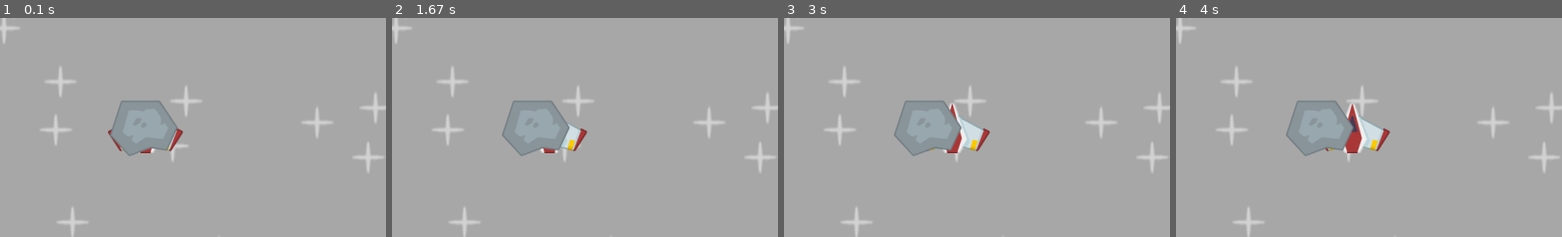
Above: before the commit, frames 1-4 (left to right).
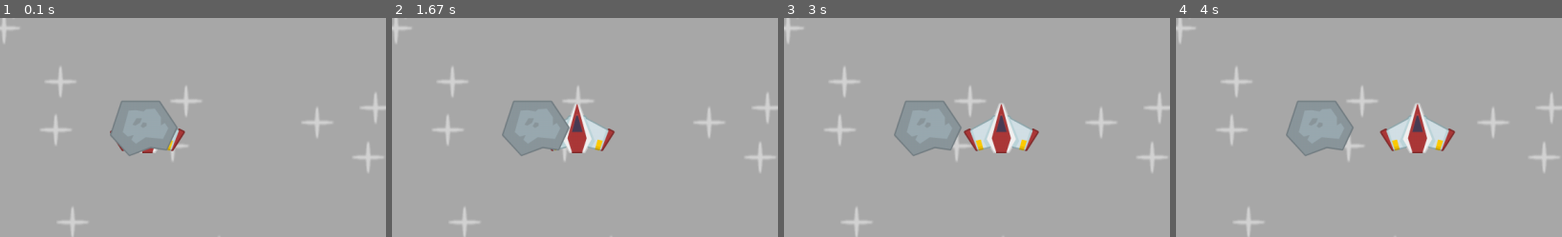
Above: after the commit, the same moments.

Repository: mrinmoy-hex/Pygame_Projects
Game: pygame game, started from main.py
The game is run twice, just before and just after one commit, with the same random seed, the same clock (stepped at 60 frames per second) and the same inputs.
Inputs:
- Up to frame 1 (0.1 s): no input
- Up to frame 2 (1.67 s): no input
- Up to frame 3 (3 s): no input
- Up to frame 4 (4 s): no input
The pictures show only the part of the screen within x 36-86%, y 20-70%; the shares and areas given below are measured in that part.

The runs differ from the first frame. In frame 1, 0.3% of the frame differs, in the area x 27-49%, y 50-62%; in frame 2, 1.7%; in frame 3, 2.8%; in frame 4, 3.6%, in the area x 38-73%, y 39-62%.

Commit message:
Fixed movement in player

Diff:
--- a/main.py
+++ b/main.py
@@ -18,13 +18,14 @@
 # importing an image
 player = pygame.image.load("images/player.png").convert_alpha()
 player_rect = player.get_frect(center = (WIDTH / 2, HEIGHT /2))
+player_dir = 1
 
 stars = pygame.image.load(join("images", "star.png")).convert_alpha()
 
-meteor = pygame.image.load("images/meteor.png")
+meteor = pygame.image.load("images/meteor.png").convert_alpha()
 meteor_rect = meteor.get_frect(center = (WIDTH / 2, HEIGHT /2))
 
-lazer = pygame.image.load("images/laser.png")
+lazer = pygame.image.load("images/laser.png").convert_alpha()
 lazer_rect = lazer.get_frect(bottomleft = (20, HEIGHT - 20))
 
 star_pos = [(random.randint(2, WIDTH - 23), random.randint(2, HEIGHT - 23)) for _ in range(20)]
@@ -42,10 +43,13 @@
     for pos in star_pos:
         screen.blit(stars, pos)
 
-    if player_rect.right < WIDTH:
-        player_rect.left += 0.2
 
     screen.blit(player, player_rect)
+    player_rect.x += player_dir * 0.6
+    if player_rect.right > WIDTH or player_rect.left < 0:
+        player_dir *= -1
+
+
     screen.blit(lazer, lazer_rect)
     screen.blit(meteor, meteor_rect)
 
